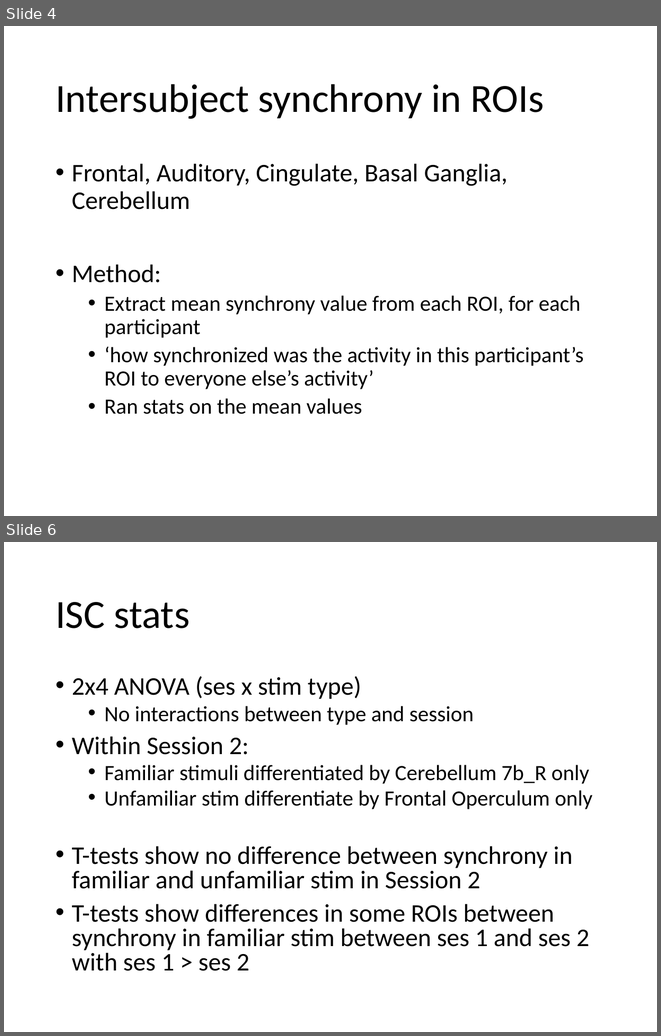
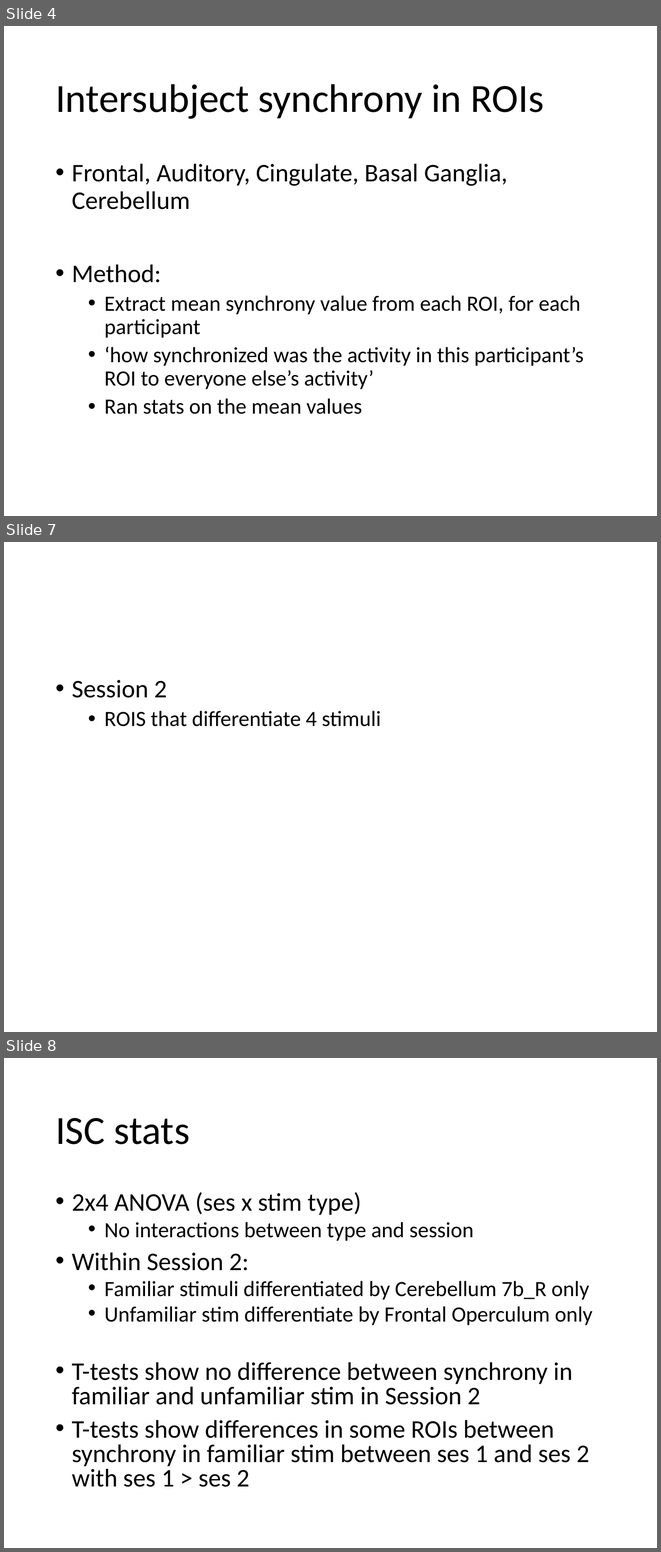
Before and after one commit to asternin/PhDProject, a slide deck: Meetings/2019.04.24-ISCSummary-JessAdrianBobbyMeeting.pptx. Shown one above the other, each under a label of ours: slides 4 and 6 before the commit, slides 4, 7 and 8 after it; the slides between them are not shown. The pictures are 661x1036 and 661x1552 pixels, drawn with LibreOffice and Linux fonts; fonts in the diff are those of the drawing. Boxes give left, top, right and bottom in pixels: in the first picture for what was removed or moved away, otherwise in the second. Text is boxed around its words. In the diff, an @@ line names an element or a change of style, - is before the commit and + after.

```diff
--- a/Meetings/2019.04.24-ISCSummary-JessAdrianBobbyMeeting.pptx
+++ b/Meetings/2019.04.24-ISCSummary-JessAdrianBobbyMeeting.pptx
@@ slide 7 added at (x1=4, y1=542, x2=657, y2=1032), background #FFFFFF @@
@@ text added at (x1=72, y1=680, x2=381, y2=726), 24 pt, text #000000 @@
+• Session 2
+  • ROIS that differentiate 4 stimuli
@@ what was slide 6 is now slide 8 @@
```
Also in this commit, not shown: 1 slide changed, 1 other slide added.
